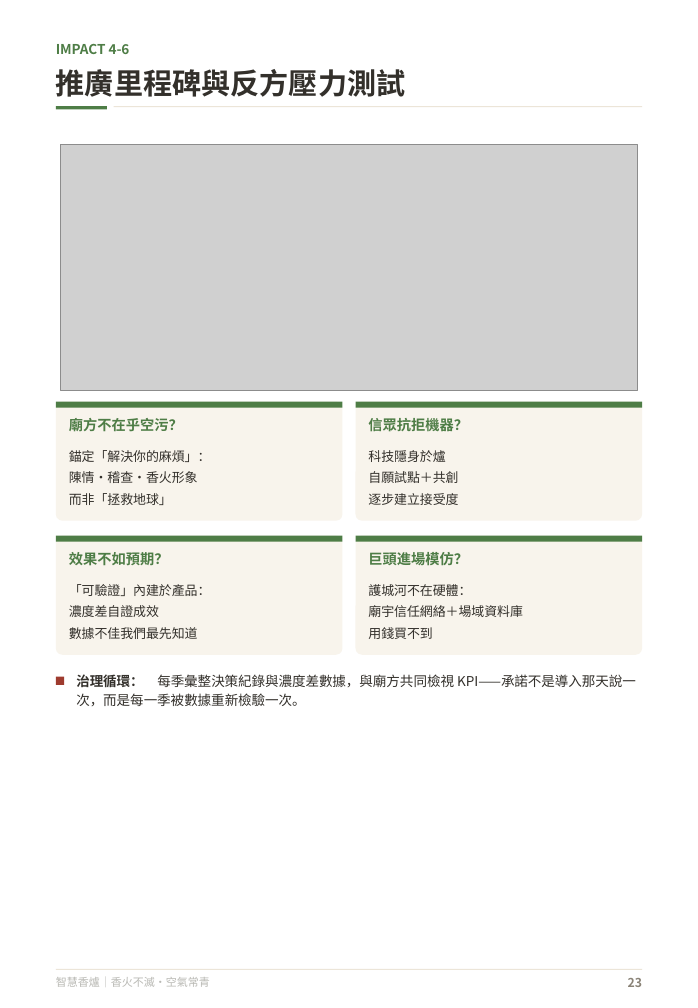
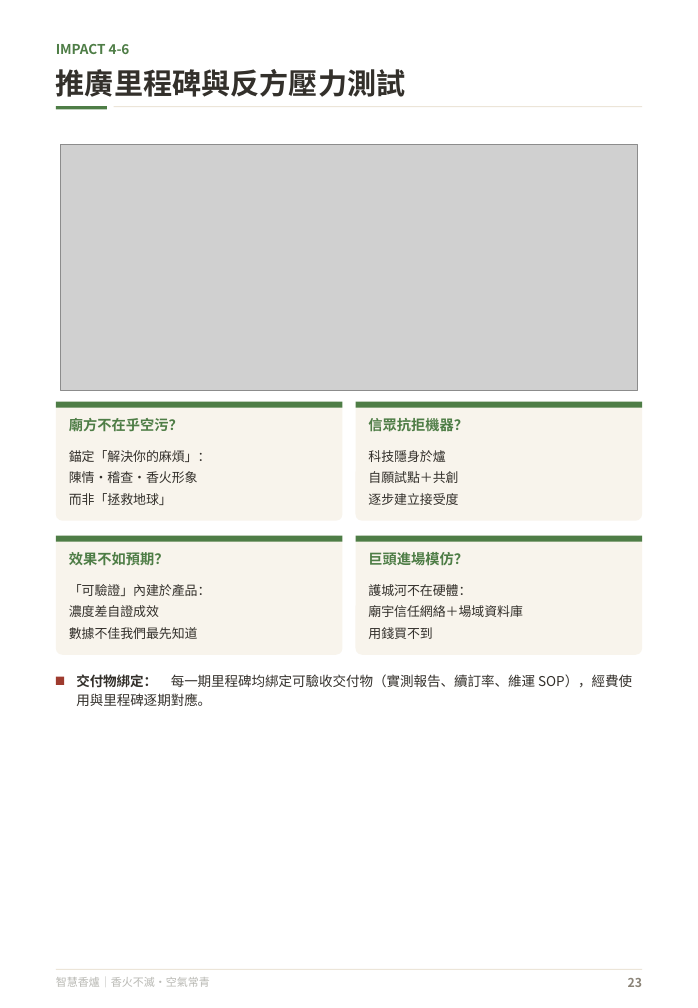
Before and after one commit to feihong9487/WRO2026, a slide deck: slide 24 of 簡報/未來新創家＿高中職組_v3.pptx. Drawn at 698x1008 pixels with LibreOffice and Linux fonts; fonts in the diff are those of the drawing; grey boxes stand for pictures. Boxes give left, top, right and bottom in pixels: in the first picture for what was removed or moved away, otherwise in the second. Text is boxed around its words. In the diff, an @@ line names an element or a change of style, - is before the commit and + after.

```diff
--- a/簡報/未來新創家＿高中職組_v3.pptx
+++ b/簡報/未來新創家＿高中職組_v3.pptx
@@ text at [76, 674, 632, 706]: text changed @@
-治理循環： 每季彙整決策紀錄與濃度差數據，與廟方共同檢視 KPI——承諾不是導入那天說一次，而是每一季被數據重新檢驗一次。
+交付物綁定： 每一期里程碑均綁定可驗收交付物（實測報告、續訂率、維運 SOP），經費使用與里程碑逐期對應。
```
Also in this commit, not shown: 3 other slides changed, 2 other files.
